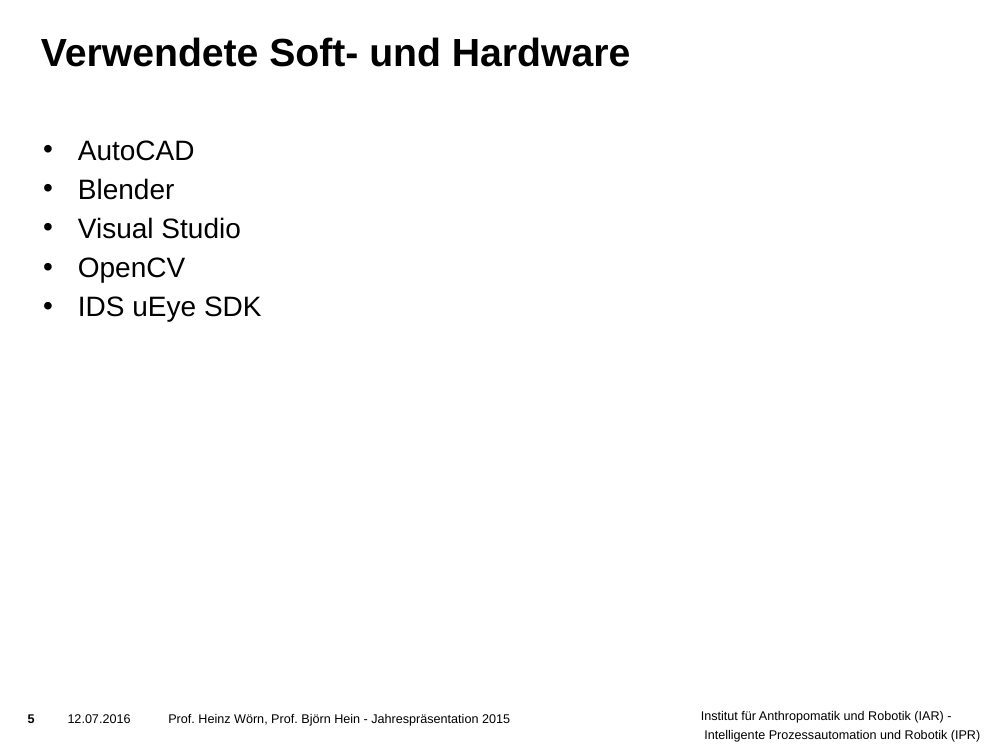
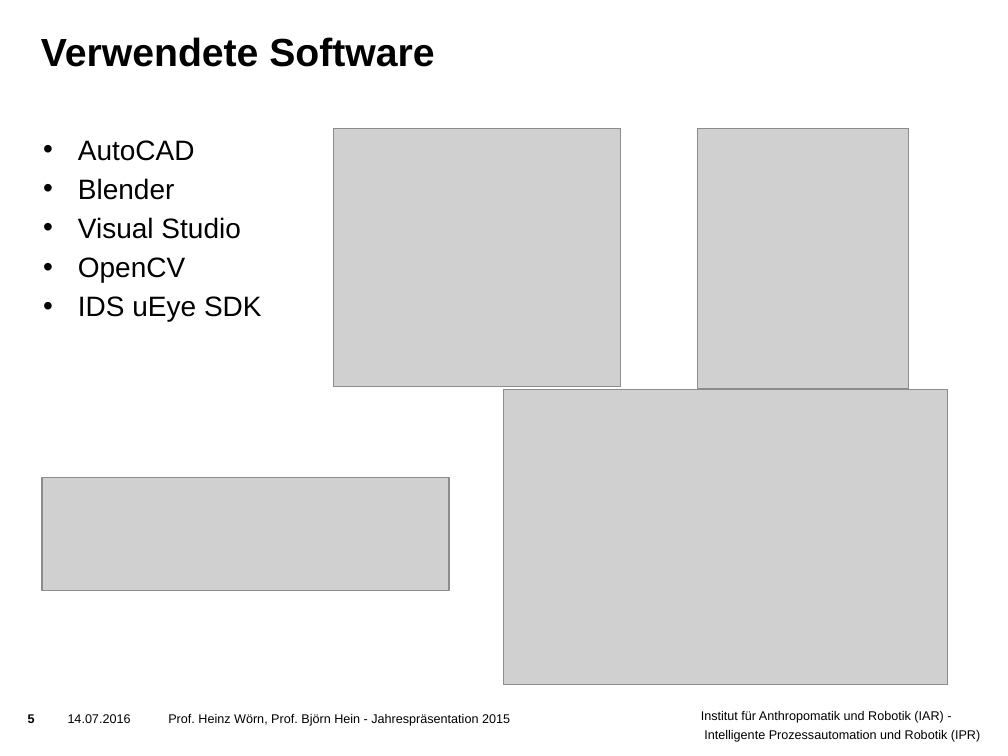
Before and after one commit to ThePrimus/VisualInspection, a slide deck: slide 5 of Praesentation/Vorlage Präsentation.pptx. Drawn at 1008x756 pixels with LibreOffice and Linux fonts; fonts in the diff are those of the drawing; grey boxes stand for pictures; background and template pictures are left out. Boxes give left, top, right and bottom in pixels: in the first picture for what was removed or moved away, otherwise in the second. Text is boxed around its words. In the diff, an @@ line names an element or a change of style, - is before the commit and + after.

```diff
--- a/Praesentation/Vorlage Präsentation.pptx
+++ b/Praesentation/Vorlage Präsentation.pptx
@@ title at [41,37,434,67]: text changed @@
-Verwendete Soft- und Hardware
+Verwendete Software
@@ picture added at [334,128,620,386] @@
@@ picture added at [698,128,909,389] @@
@@ picture added at [504,390,948,685] @@
@@ picture added at [42,478,450,591] @@
@@ text at [68,714,510,726]: text changed @@
-12.07.2016 Prof. Heinz Wörn, Prof. Björn Hein - Jahrespräsentation 2015
+14.07.2016 Prof. Heinz Wörn, Prof. Björn Hein - Jahrespräsentation 2015
```
Also in this commit, not shown: 9 other slides changed, 1 slide added.
